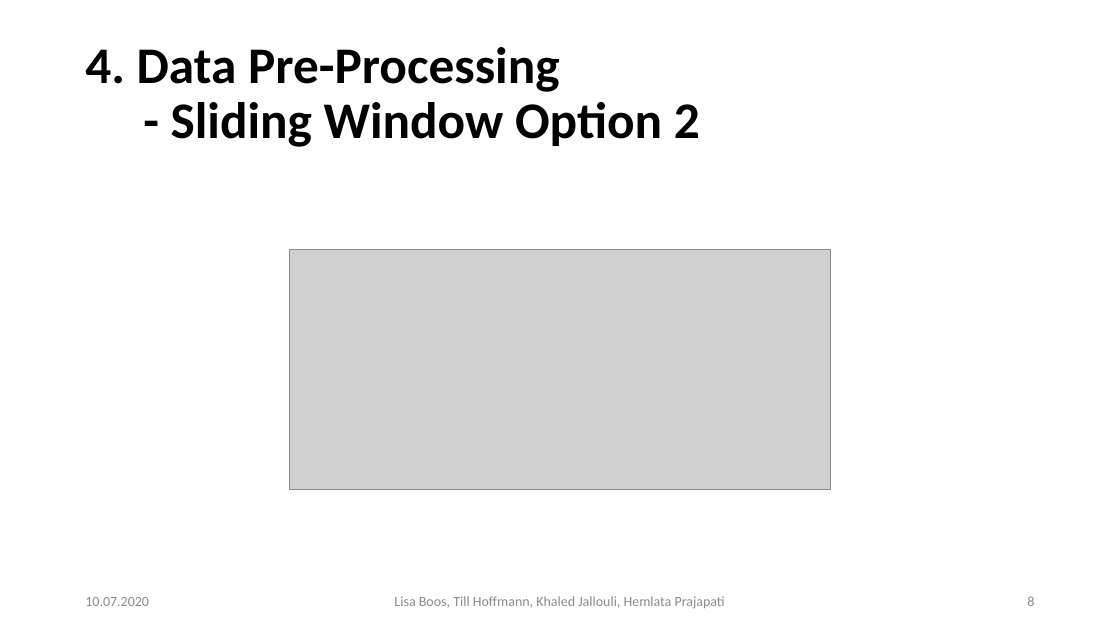
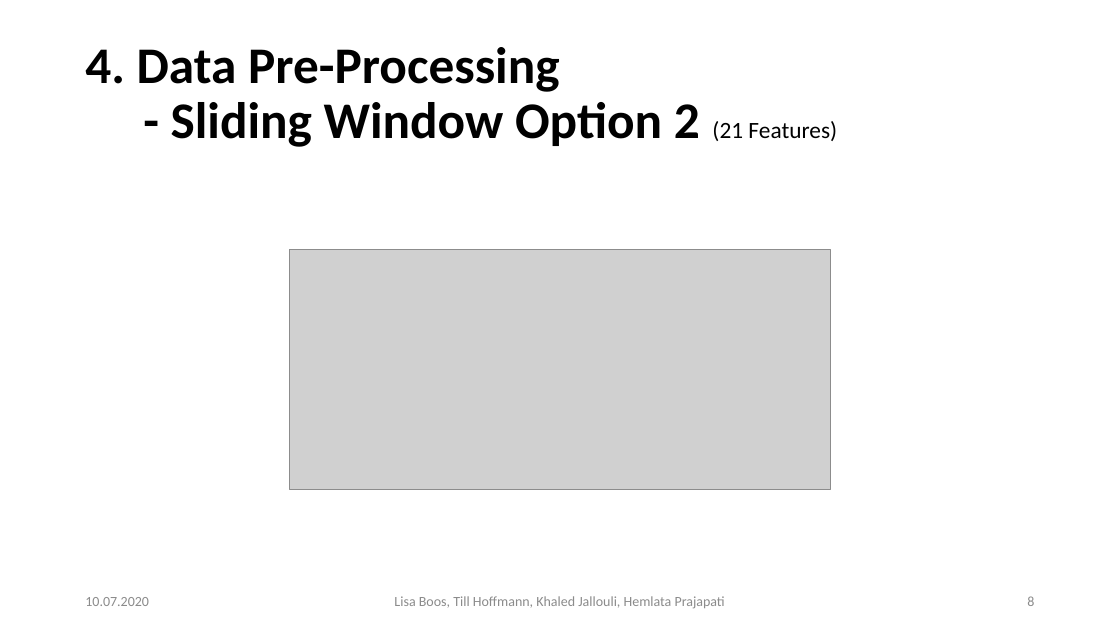
Before and after one commit to Khaledjallouli/project, a slide deck: slide 8 of Daily/sprint9/Final_Presentation_Phase_I.pptx. Drawn at 1120x630 pixels with LibreOffice and Linux fonts; fonts in the diff are those of the drawing; grey boxes stand for pictures; background and template pictures are left out. Boxes give left, top, right and bottom in pixels: in the first picture for what was removed or moved away, otherwise in the second. Text is boxed around its words. In the diff, an @@ line names an element or a change of style, - is before the commit and + after.

```diff
--- a/Daily/sprint9/Final_Presentation_Phase_I.pptx
+++ b/Daily/sprint9/Final_Presentation_Phase_I.pptx
@@ title at [85, 47, 837, 147]: text changed @@
-4. Data Pre-Processing
-- Sliding Window Option 2
+4. Data Pre-Processing
+- Sliding Window Option 2 (21 Features)
```
Also in this commit, not shown: 7 other slides changed.
